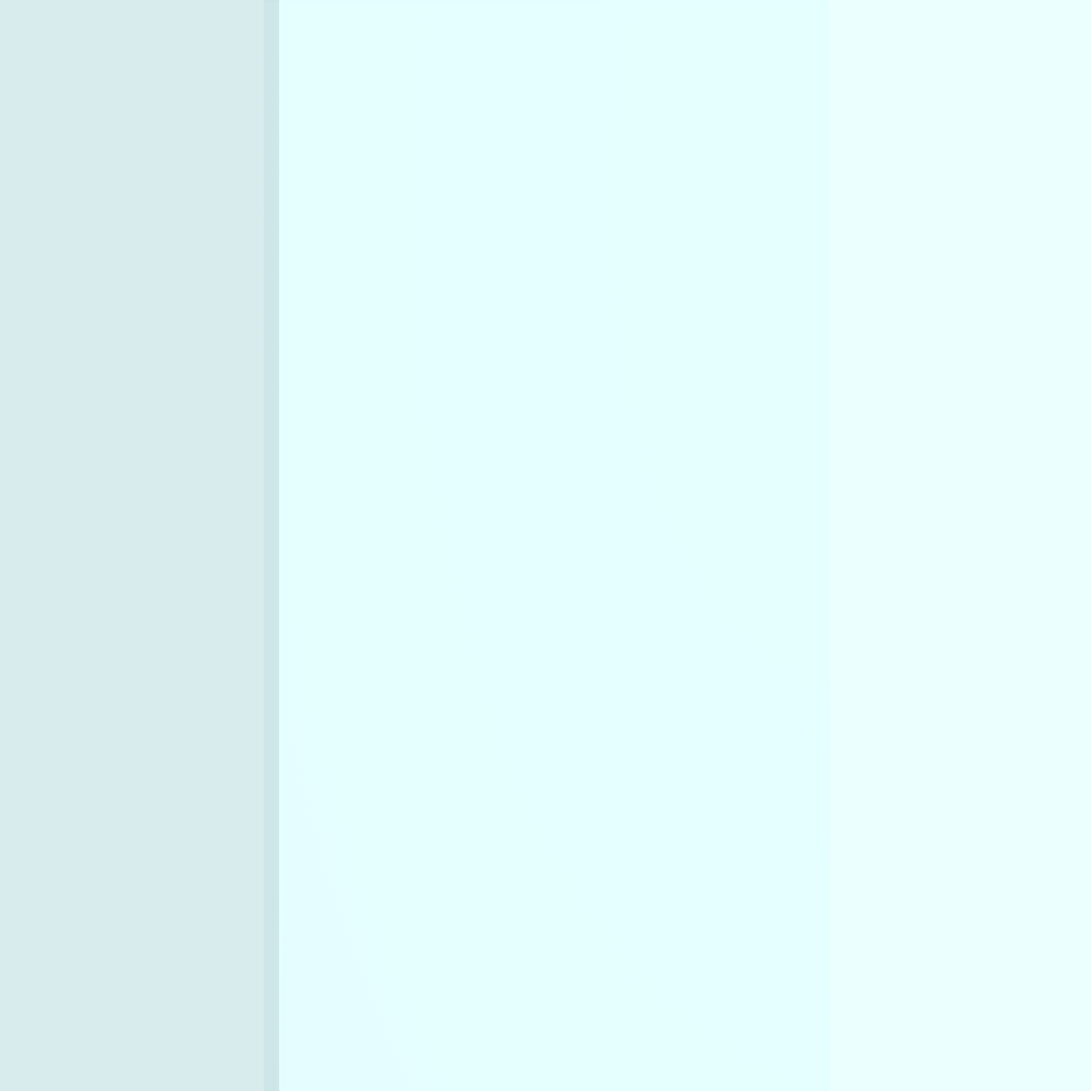
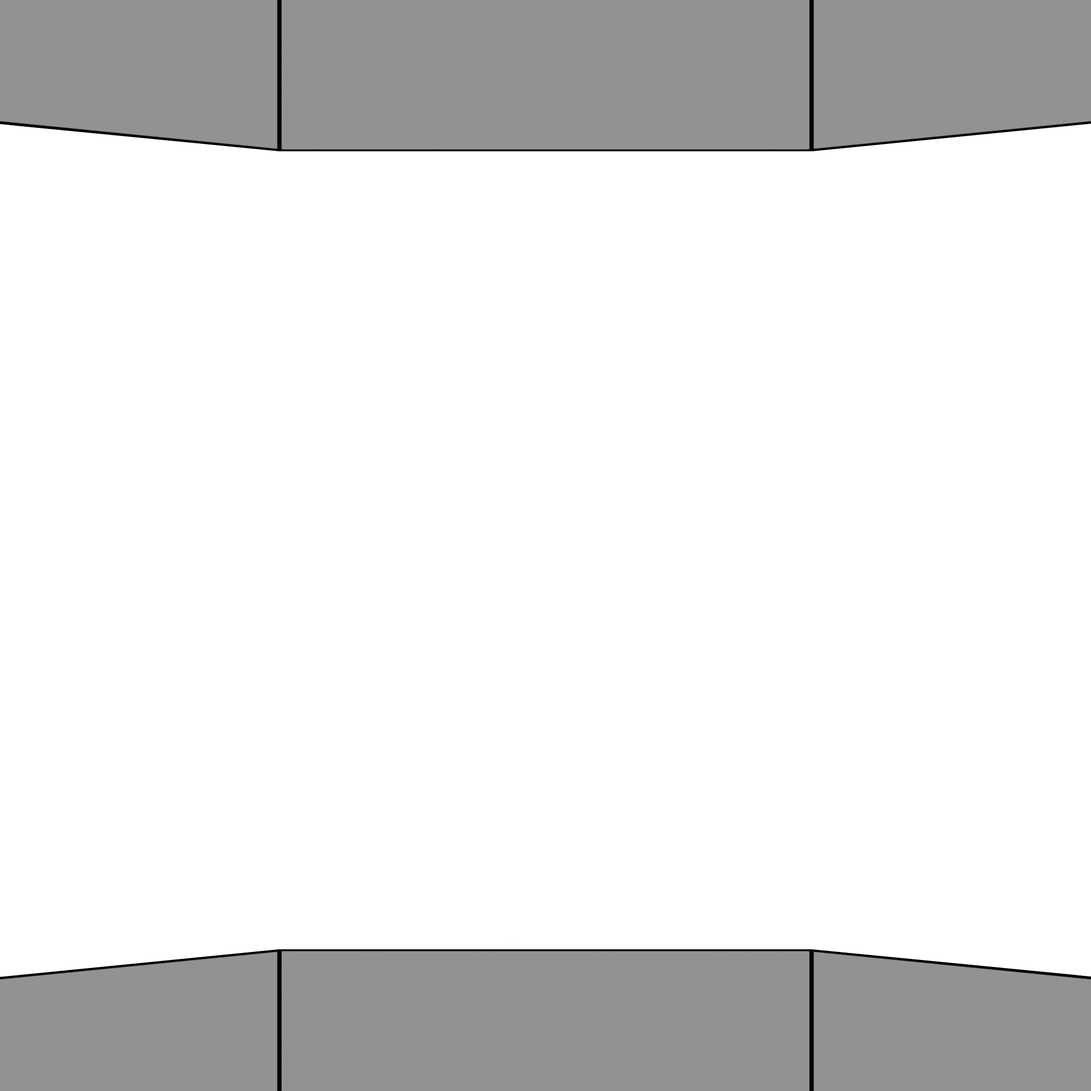
Layer changes from the first 1091x1091 image to the second:
renamed "Upper Cabin" to "Cabin", showed it, painted on it over [0, 0, 1091, 1091]
renamed "Layer 1" to "Glass", hid it, moved it above "Layer 1" over [0, 0, 1091, 1091]
